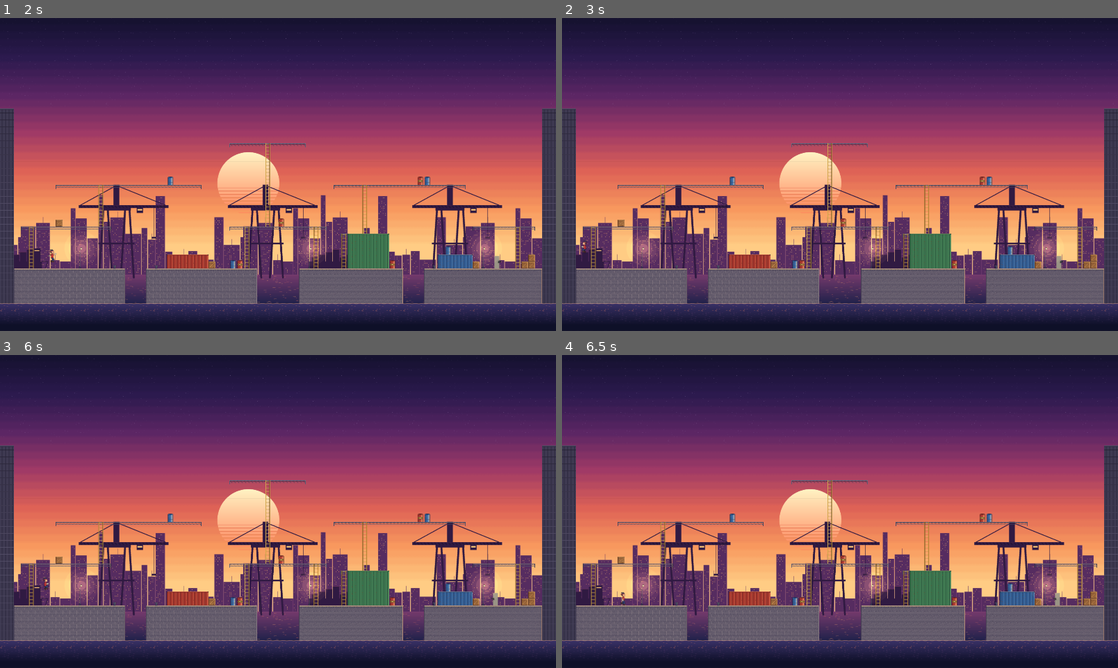
Above: before the commit, frames 1-4 (two rows, left to right).
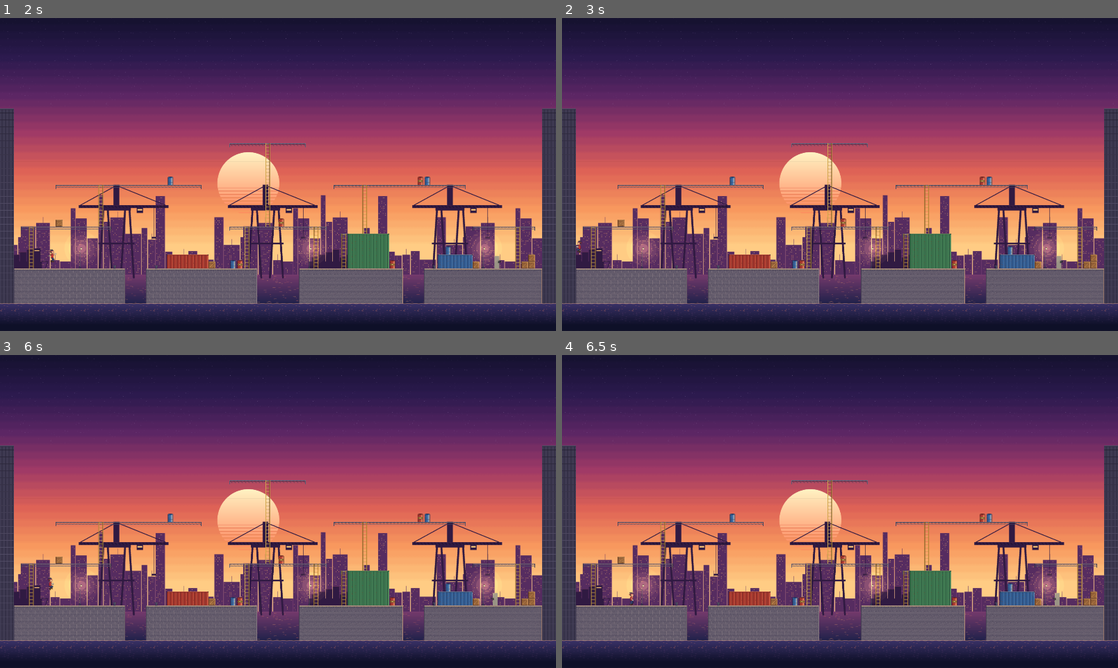
Above: after the commit, the same moments.

Repository: oplosy/fable
Game: Godot game, scene res://scenes/main.tscn
Two runs of this game, one before a commit and one after it. Both use one fixed random seed, a clock stepped at 60 frames per second and the inputs below.
Inputs (mouse positions are in pixels of both pictures, inside the frame that each line leads up to):
- Up to frame 1 (2 s): tap Enter at 0.5 s; move the mouse to (250, 237) at 0.52 s; hold W (p1_up) from 0.53 s (still down); tap J (p1_attack) at 0.6 s; click (250, 237) at 0.67 s; tap Space (p1_jump) at 0.77, 1.52 s; move the mouse to (444, 221) at 1.27 s; tap Shift (p1_run) at 1.35 s
- Up to frame 2 (3 s): move the mouse to (673, 127) at 2.02 s; release W (p1_up) at 2.03 s; hold A (p1_left) from 2.03 s (still down); tap 1 (p1_slot_1) at 2.1 s; tap Space (p1_jump) at 2.75 s; move the mouse to (867, 174) at 2.77 s; tap 2 (p1_slot_2) at 2.85 s; click (867, 174) at 2.92 s
- Up to frame 3 (6 s): tap Space (p1_jump) at 3.02, 3.77, 4.52, 5.75 s; move the mouse to (194, 433) at 3.52 s; release A (p1_left) at 3.53 s; hold S (p1_down) 3.53-4.28 s; tap 3 (p1_slot_3) at 3.6 s; move the mouse to (400, 495) at 4.27 s; hold D (p1_right) 4.28-5.03 s; tap 4 (p1_slot_4) at 4.35 s; tap Enter at 5 s; move the mouse to (166, 527) at 5.02 s; hold W (p1_up) 5.03-5.78 s; tap . (p2_attack) at 5.1 s; click (166, 527) at 5.17 s; move the mouse to (333, 442) at 5.77 s; hold D (p1_right) from 5.78 s (still down); tap Left (p2_left) at 5.85 s
- Up to frame 4 (6.5 s): keep holding D (p1_right); tap Space (p1_jump) at 6.02 s

Frame 1 is identical in both runs. In frame 2, less than 0.1% of the frame differs, in the area x 2-5%, y 71-76%; in frame 3, less than 0.1%; in frame 4, less than 0.1%, in the area x 10-90%, y 75-80%.

Commit message:
Raise walk speed so an edge jump clears the narrow gaps

Diff:
--- a/data/classes/fast.tres
+++ b/data/classes/fast.tres
@@ -48,7 +48,7 @@
 script = ExtResource("1_class")
 display_name = "Fast"
 max_health = 90
-walk_speed = 74.0
+walk_speed = 88.0
 run_speed = 150.0
 jump_velocity = -251.0
 dive_velocity = Vector2(192, -220)
--- a/data/classes/heavy.tres
+++ b/data/classes/heavy.tres
@@ -48,7 +48,7 @@
 script = ExtResource("1_class")
 display_name = "Heavy"
 max_health = 130
-walk_speed = 57.0
+walk_speed = 67.0
 run_speed = 119.0
 jump_velocity = -218.0
 dive_velocity = Vector2(220, -190)
